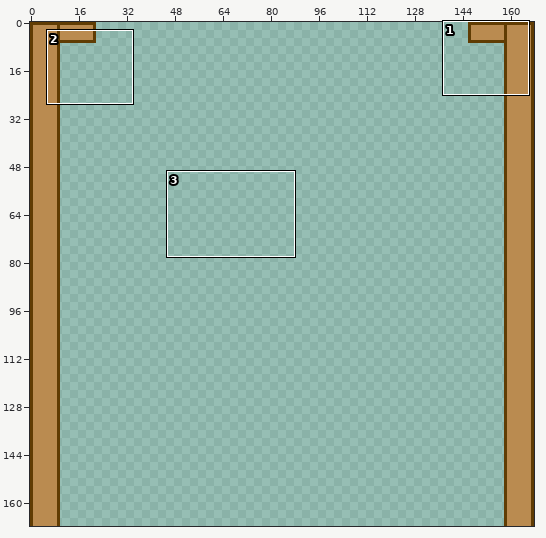
Sprite sheet: castle_game/textures/door_frame.png. The first picture is a wide view before the edit; the outline marks the close-up.
Close-up. As it was:
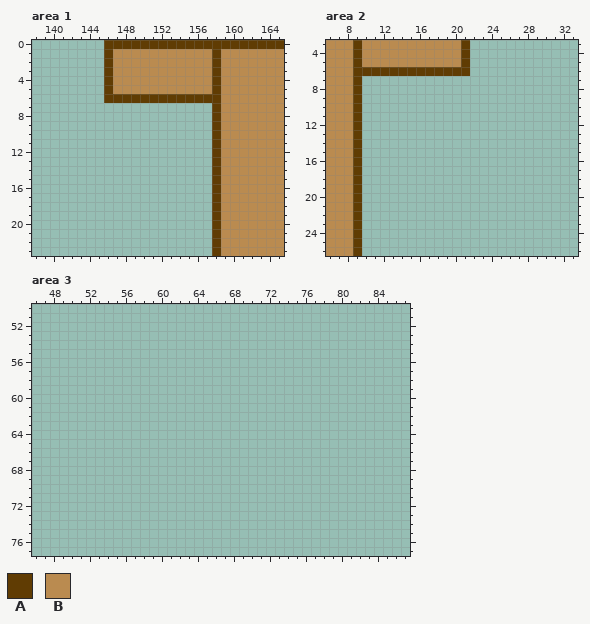
The file is 168x168 pixels. Shown: area 1: x 138..165, y 0..23; area 2: x 6..33, y 3..26; area 3: x 46..87, y 50..77.
Palette (. is transparent): A #603c03  B #ba8b50
Pixels before, area 1, first column x 146:
 0 AAAAAAAAAAAAAAAAAAAA
 1 ABBBBBBBBBBBABBBBBBB
 2 ABBBBBBBBBBBABBBBBBB
 3 ABBBBBBBBBBBABBBBBBB
 4 ABBBBBBBBBBBABBBBBBB
 5 ABBBBBBBBBBBABBBBBBB
 6 AAAAAAAAAAAAABBBBBBB
 7 ............ABBBBBBB
 8 ............ABBBBBBB
 9 ............ABBBBBBB
10 ............ABBBBBBB
11 ............ABBBBBBB
12 ............ABBBBBBB
13 ............ABBBBBBB
14 ............ABBBBBBB
15 ............ABBBBBBB
16 ............ABBBBBBB
17 ............ABBBBBBB
18 ............ABBBBBBB
19 ............ABBBBBBB
20 ............ABBBBBBB
21 ............ABBBBBBB
22 ............ABBBBBBB
23 ............ABBBBBBB
Pixels before, area 2, first column x 6:
 3 BBBABBBBBBBBBBBA
 4 BBBABBBBBBBBBBBA
 5 BBBABBBBBBBBBBBA
 6 BBBAAAAAAAAAAAAA
 7 BBBA............
 8 BBBA............
 9 BBBA............
10 BBBA............
11 BBBA............
12 BBBA............
13 BBBA............
14 BBBA............
15 BBBA............
16 BBBA............
17 BBBA............
18 BBBA............
19 BBBA............
20 BBBA............
21 BBBA............
22 BBBA............
23 BBBA............
24 BBBA............
25 BBBA............
26 BBBA............
After the commit:
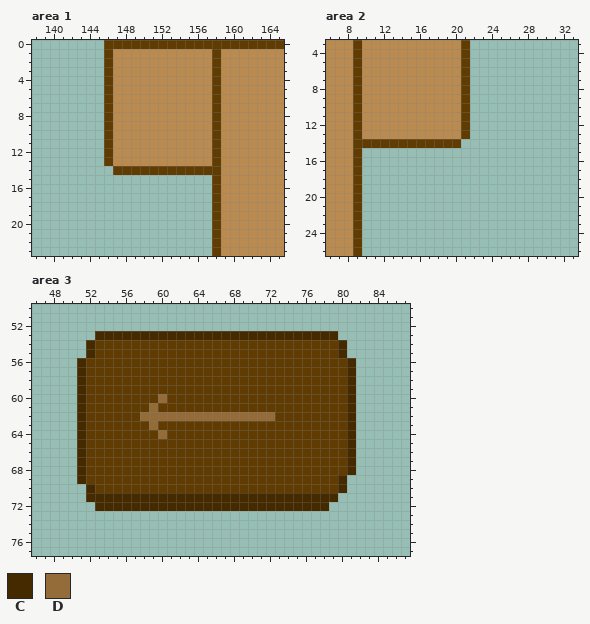
Colours new in this view: C #452a00  D #946c39
What changed:
Area 1:
y 6: x 147..157 AAAAAAAAAAA -> BBBBBBBBBBB
y 7..13: x 146..157 ............ -> ABBBBBBBBBBB
y 14: x 147..157 ........... -> AAAAAAAAAAA
Area 2:
y 6: x 10..20 AAAAAAAAAAA -> BBBBBBBBBBB
y 7..13: x 10..21 ............ -> BBBBBBBBBBBA
y 14: x 10..20 ........... -> AAAAAAAAAAA
Area 3:
y 53: x 53..79 ........................... -> CCCCCCCCCCCCCCCCCCCCCCCCCCC
y 54..55: x 52..80 ............................. -> CAAAAAAAAAAAAAAAAAAAAAAAAAAAC
y 56..59: x 51..81 ............................... -> CAAAAAAAAAAAAAAAAAAAAAAAAAAAAAC
y 60: x 51..81 ............................... -> CAAAAAAAADAAAAAAAAAAAAAAAAAAAAC
y 61: x 51..81 ............................... -> CAAAAAAADAAAAAAAAAAAAAAAAAAAAAC
y 62: x 51..81 ............................... -> CAAAAAADDDDDDDDDDDDDDDAAAAAAAAC
y 63: x 51..81 ............................... -> CAAAAAAADAAAAAAAAAAAAAAAAAAAAAC
y 64: x 51..81 ............................... -> CAAAAAAAADAAAAAAAAAAAAAAAAAAAAC
y 65..68: x 51..81 ............................... -> CAAAAAAAAAAAAAAAAAAAAAAAAAAAAAC
y 69: x 51..80 .............................. -> CAAAAAAAAAAAAAAAAAAAAAAAAAAAAC
y 70: x 52..80 ............................. -> CAAAAAAAAAAAAAAAAAAAAAAAAAAAC
y 71: x 52..79 ............................ -> CCCCCCCCCCCCCCCCCCCCCCCCCCCC
y 72: x 53..78 .......................... -> CCCCCCCCCCCCCCCCCCCCCCCCCC
Changed places in both close-ups, as pixel boxes (x1, y1, x2, y2):
changed: (104, 94, 212, 175)
changed: (362, 67, 470, 148)
added: (77, 331, 356, 511)
